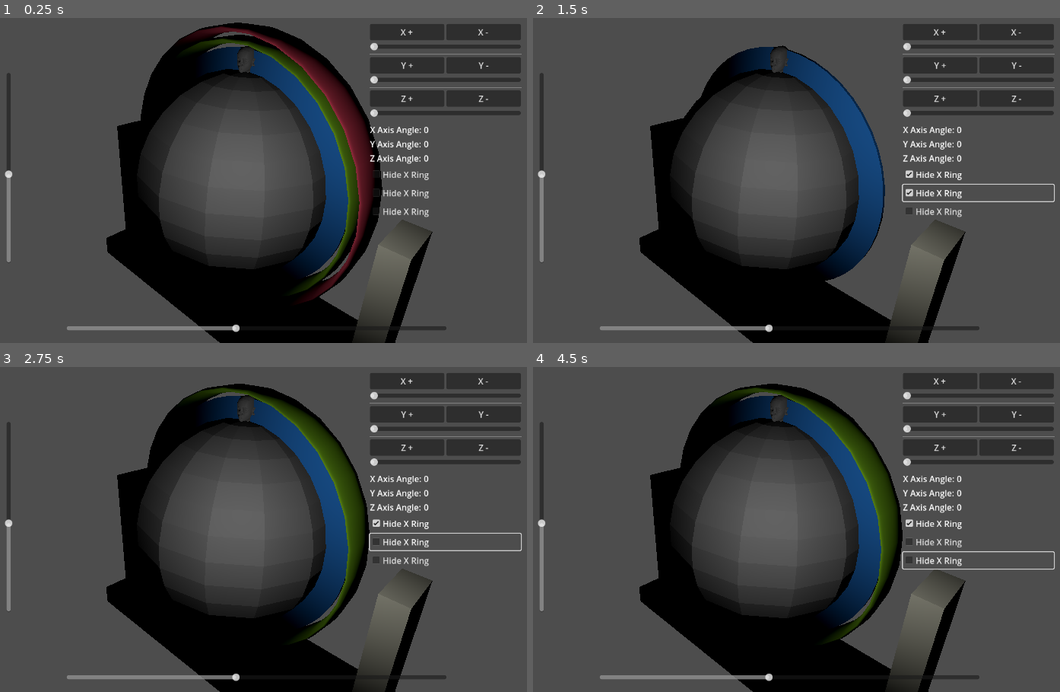
Above: before the commit, frames 1-4 (two rows, left to right).
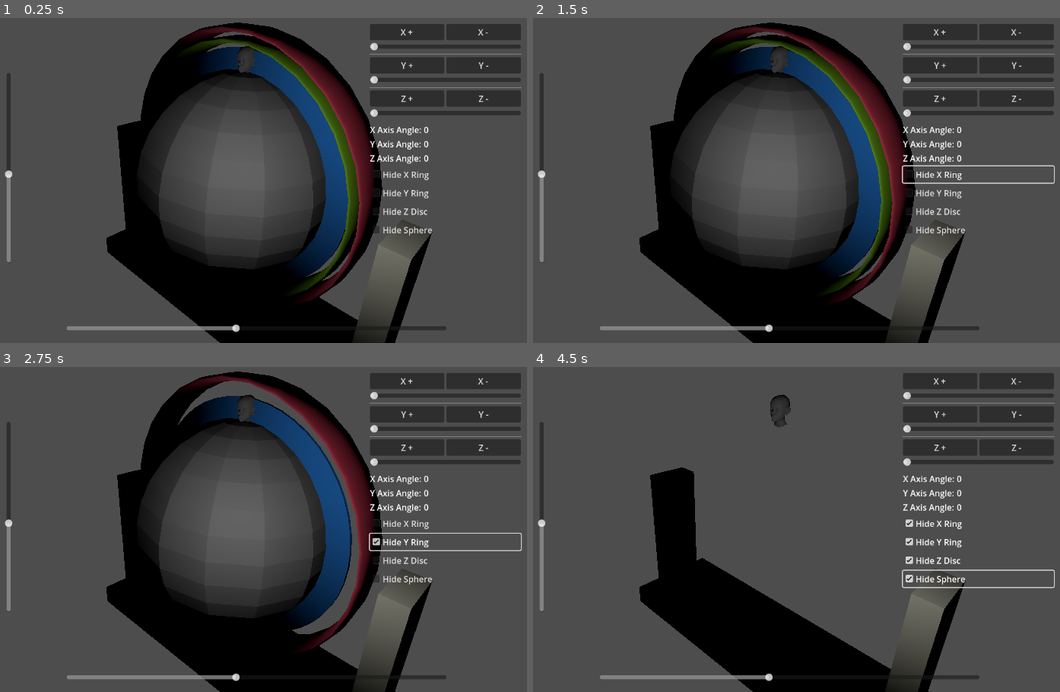
Above: after the commit, the same moments.

Repository: Boyquotes/DesignerMarc3-Godot4
Game: Godot game, scene res://main.tscn
The game is run twice, just before and just after one commit, with the same random seed, the same clock (stepped at 60 frames per second) and the same inputs.
Inputs (mouse positions are in pixels of both pictures, inside the frame that each line leads up to):
- Up to frame 1 (0.25 s): no input
- Up to frame 2 (1.5 s): click "Hide X Ring" at 0.5 s; click "Hide X Ring" at 1.25 s
- Up to frame 3 (2.75 s): click "Hide X Ring" (after the commit: "Hide Y Ring") at 2 s
- Up to frame 4 (4.5 s): click "Hide X Ring" at 2.75 s; click "Hide X Ring" (after the commit: "Hide Z Disc") at 3.5 s; click (980, 578) at 4.25 s, where only the run after the commit has a clickable "Hide Sphere"

The runs differ from the first frame. In frame 1, 0.2% of the frame differs, in the area x 70-82%, y 52-67%; in frame 2, 8.5%; in frame 3, 7.4%; in frame 4, 16%, in the area x 27-99%, y 5-85%.

Commit message:
update

Diff:
--- /dev/null
+++ b/control/HideSphere.gd
@@ -0,0 +1,8 @@
+extends CheckBox
+
+@onready var sphere = get_node("/root/Node3D/SphereNode/Sphere")
+
+func _ready():
+	self.pressed.connect(func ():
+		sphere.visible = !self.button_pressed
+		)
--- a/control/control.tscn
+++ b/control/control.tscn
@@ -6,6 +6,7 @@
 [ext_resource type="Script" path="res://control/HideYRing.gd" id="3_0kchm"]
 [ext_resource type="Script" path="res://control/VSlider.gd" id="3_sil8b"]
 [ext_resource type="Script" path="res://control/HideZDisc.gd" id="4_vdxxc"]
+[ext_resource type="Script" path="res://control/HideSphere.gd" id="5_hg1rs"]
 
 [node name="Control" type="Control"]
 layout_mode = 3
@@ -141,14 +142,19 @@
 [node name="HideYRing" type="CheckBox" parent="VBoxContainer"]
 layout_mode = 2
 size_flags_vertical = 3
-text = "Hide X Ring"
+text = "Hide Y Ring"
 script = ExtResource("3_0kchm")
 
 [node name="HideZDisc" type="CheckBox" parent="VBoxContainer"]
 layout_mode = 2
 size_flags_vertical = 3
-text = "Hide X Ring"
+text = "Hide Z Disc"
 script = ExtResource("4_vdxxc")
+
+[node name="HideSphere" type="CheckBox" parent="VBoxContainer"]
+layout_mode = 2
+text = "Hide Sphere"
+script = ExtResource("5_hg1rs")
 
 [node name="HSlider" type="HSlider" parent="."]
 layout_mode = 1
--- a/main.tscn
+++ b/main.tscn
@@ -15,6 +15,8 @@
 albedo_color = Color(0.984314, 0.980392, 0.890196, 1)
 
 [node name="Node3D" type="Node3D"]
+
+[node name="Control" parent="." instance=ExtResource("1_8adpc")]
 
 [node name="SphereNode" type="Node3D" parent="."]
 transform = Transform3D(4.20734, 0, 0, 0, 4.20734, 0, 0, 0, 4.20734, 0, 0, 0)
@@ -42,8 +44,6 @@
 
 [node name="OmniLight3D" type="OmniLight3D" parent="CameraLightNode"]
 transform = Transform3D(1, 0, 0, 0, 1, 0, 0, 0, 1, 0, 0, 4.38683)
-
-[node name="Control" parent="." instance=ExtResource("1_8adpc")]
 
 [node name="XRingOrient" type="Node3D" parent="."]
 transform = Transform3D(-1, 0, -8.74228e-08, 0, 1, 0, 8.74228e-08, 0, -1, 0, 0, 0)
Not shown: 1 places in control/control.tscn that only renumber resources
Not shown: 1 places in main.tscn that only renumber resources
